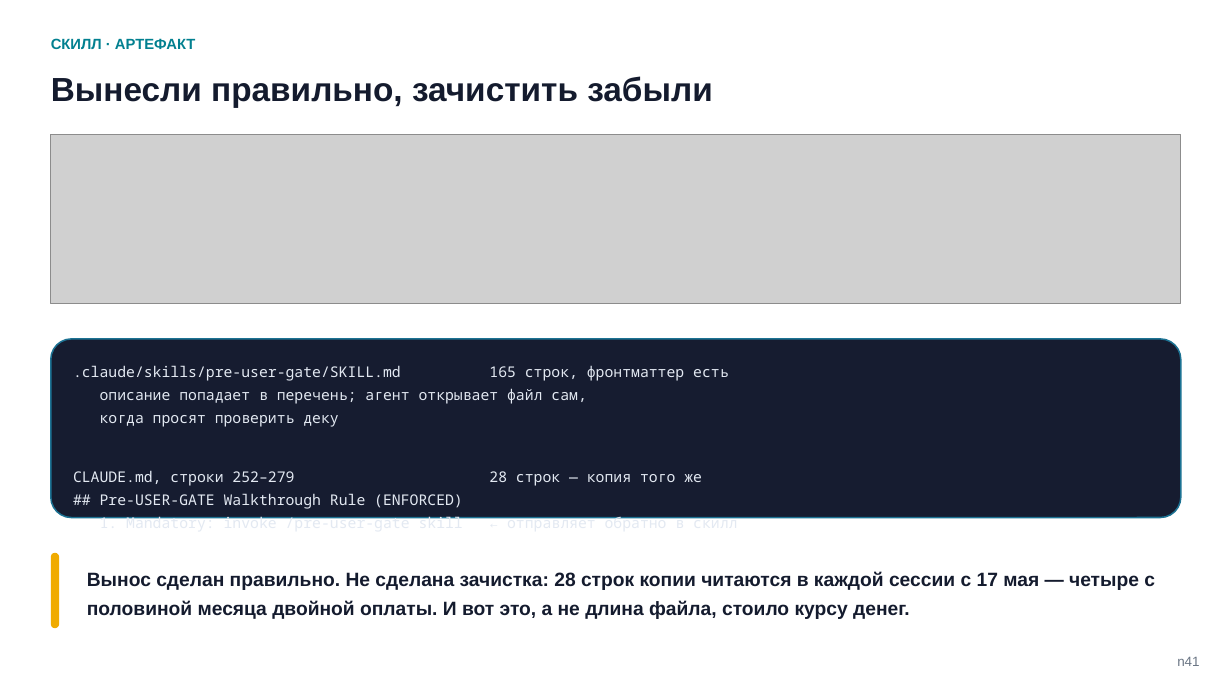
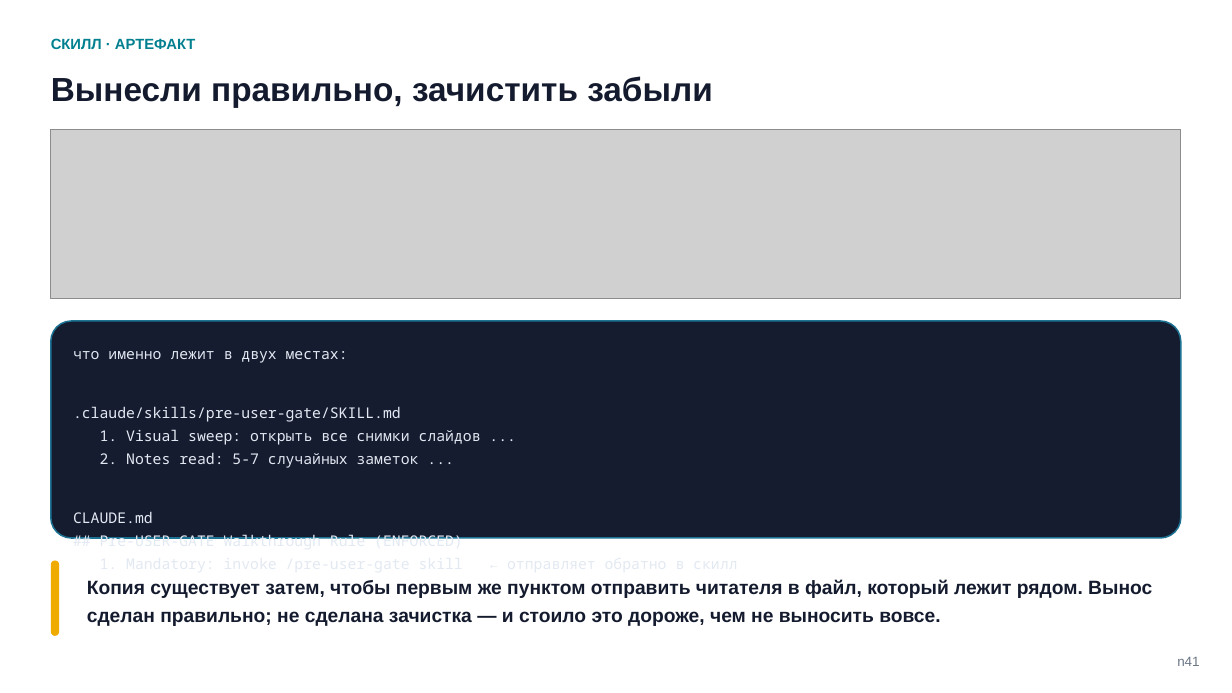
Before and after one commit to tellina-study/AI-usage-lessons, a slide deck: slide 43 of library/seminars/sem-05/rendered/sem-05.pptx. Drawn at 1232x693 pixels with LibreOffice and Linux fonts; fonts in the diff are those of the drawing; grey boxes stand for pictures. Boxes give left, top, right and bottom in pixels: in the first picture for what was removed or moved away, otherwise in the second. Text is boxed around its words. In the diff, an @@ line names an element or a change of style, - is before the commit and + after.

```diff
--- a/library/seminars/sem-05/rendered/sem-05.pptx
+++ b/library/seminars/sem-05/rendered/sem-05.pptx
@@ picture: place and size @@
-picture at box(51, 134, 1181, 303)
+picture at box(51, 129, 1181, 299)
@@ rounded rectangle: place and size @@
-rounded rectangle at box(51, 339, 1181, 518)
+rounded rectangle at box(51, 321, 1181, 538)
@@ rounded rectangle at box(51, 321, 1181, 538): proportions changed @@
@@ text at box(73, 351, 481, 523): text changed @@
-.claude/skills/pre-user-gate/SKILL.md 165 строк, фронтматтер есть
-описание попадает в перечень; агент открывает файл сам,
-когда просят проверить деку
-CLAUDE.md, строки 252–279 28 строк — копия того же
+что именно лежит в двух местах:
+.claude/skills/pre-user-gate/SKILL.md
+1. Visual sweep: открыть все снимки слайдов ...
+2. Notes read: 5-7 случайных заметок ...
+CLAUDE.md
@@ text "что именно лежит в двух ...": place and size @@
-text "что именно лежит в двух ..." at box(73, 365, 737, 519)
+text "что именно лежит в двух ..." at box(73, 351, 481, 539)
@@ rounded rectangle: place and size @@
-rounded rectangle at box(51, 553, 59, 628)
+rounded rectangle at box(51, 561, 59, 637)
@@ text at box(87, 579, 1152, 626): text changed @@
-Вынос сделан правильно. Не сделана зачистка: 28 строк копии читаются в каждой сессии с 17 мая — четыре с половиной месяца двойной оплаты. И вот это, а не длина файла, стоило курсу денег.
+Копия существует затем, чтобы первым же пунктом отправить читателя в файл, который лежит рядом. Вынос сделан правильно; не сделана зачистка — и стоило это дороже, чем не выносить вовсе.
```
Also in this commit, not shown: 4 other slides changed, 6 other files.
